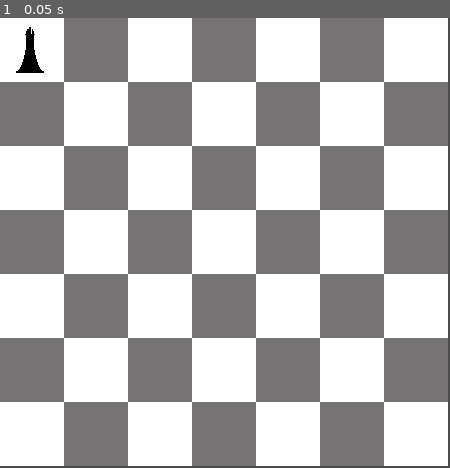
Above: before the commit, frame 1.
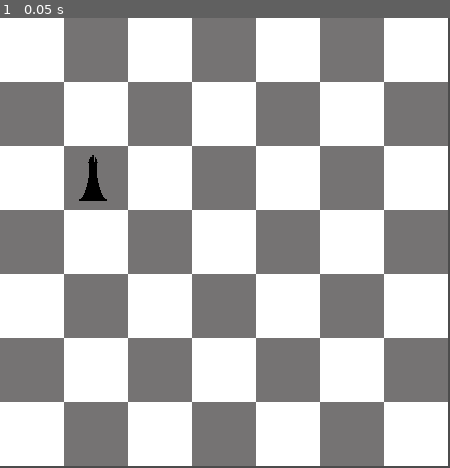
Above: after the commit, the same moment.

Repository: Spencer-Kotys/2D-Chess
Game: Godot game, scene res://MainScene.tscn
Same seed, same stepped clock (60 frames per second), same inputs: the game is played once before the commit and once after it.
Inputs:
- Up to frame 1 (0.05 s): no input

The runs differ from the first frame. In frame 1, 0.5% of the frame differs, in the area x 3-24%, y 2-41%.

Commit message:
Fixing the chess board

Diff:
--- a/Godot/Chess Board.tscn
+++ b/Godot/Chess Board.tscn
@@ -32,6 +32,27 @@
 1/shapes = [  ]
 1/z_index = 0
 
+[sub_resource type="RectangleShape2D" id=3]
+extents = Vector2( 224.5, 30.5 )
+
+[sub_resource type="RectangleShape2D" id=4]
+extents = Vector2( 223, 32.5 )
+
+[sub_resource type="RectangleShape2D" id=5]
+extents = Vector2( 224.5, 31 )
+
+[sub_resource type="RectangleShape2D" id=6]
+extents = Vector2( 221.5, 30.5 )
+
+[sub_resource type="RectangleShape2D" id=7]
+extents = Vector2( 222.5, 32 )
+
+[sub_resource type="RectangleShape2D" id=8]
+extents = Vector2( 222.5, 33 )
+
+[sub_resource type="RectangleShape2D" id=9]
+extents = Vector2( 223, 30.5 )
+
 [sub_resource type="RectangleShape2D" id=2]
 extents = Vector2( 31.5, 223.5 )
 
@@ -47,43 +68,49 @@
 position = Vector2( 225, 415 )
 
 [node name="CollisionShape2D" type="CollisionShape2D" parent="Rows/1"]
-shape = SubResource( 2 )
+shape = SubResource( 3 )
 
 [node name="2" type="Area2D" parent="Rows"]
 position = Vector2( 225, 352 )
 
 [node name="CollisionShape2D" type="CollisionShape2D" parent="Rows/2"]
-shape = SubResource( 2 )
+position = Vector2( -1, 0.5 )
+shape = SubResource( 4 )
 
 [node name="3" type="Area2D" parent="Rows"]
 position = Vector2( 225, 288 )
 
 [node name="CollisionShape2D" type="CollisionShape2D" parent="Rows/3"]
-shape = SubResource( 2 )
+position = Vector2( -0.5, 0 )
+shape = SubResource( 5 )
 
 [node name="4" type="Area2D" parent="Rows"]
 position = Vector2( 225, 223 )
 
 [node name="CollisionShape2D" type="CollisionShape2D" parent="Rows/4"]
-shape = SubResource( 2 )
+position = Vector2( -0.5, 0.5 )
+shape = SubResource( 6 )
 
 [node name="5" type="Area2D" parent="Rows"]
 position = Vector2( 225, 160 )
 
 [node name="CollisionShape2D" type="CollisionShape2D" parent="Rows/5"]
-shape = SubResource( 2 )
+position = Vector2( -0.5, 0 )
+shape = SubResource( 7 )
 
 [node name="6" type="Area2D" parent="Rows"]
 position = Vector2( 225, 95 )
 
 [node name="CollisionShape2D" type="CollisionShape2D" parent="Rows/6"]
-shape = SubResource( 2 )
+position = Vector2( -0.5, 1 )
+shape = SubResource( 8 )
 
 [node name="7" type="Area2D" parent="Rows"]
 position = Vector2( 225, 30 )
 
 [node name="CollisionShape2D" type="CollisionShape2D" parent="Rows/7"]
-shape = SubResource( 2 )
+position = Vector2( -1, 2.5 )
+shape = SubResource( 9 )
 
 [node name="Files" type="Node2D" parent="."]
 visible = false
--- a/Godot/MainScene.tscn
+++ b/Godot/MainScene.tscn
@@ -8,4 +8,4 @@
 [node name="Chess Board" parent="." instance=ExtResource( 1 )]
 
 [node name="BlackBishop" parent="." instance=ExtResource( 2 )]
-position = Vector2( 5, 8 )
+position = Vector2( 68, 136 )
Not shown: 1 places in Godot/Chess Board.tscn that only renumber resources
